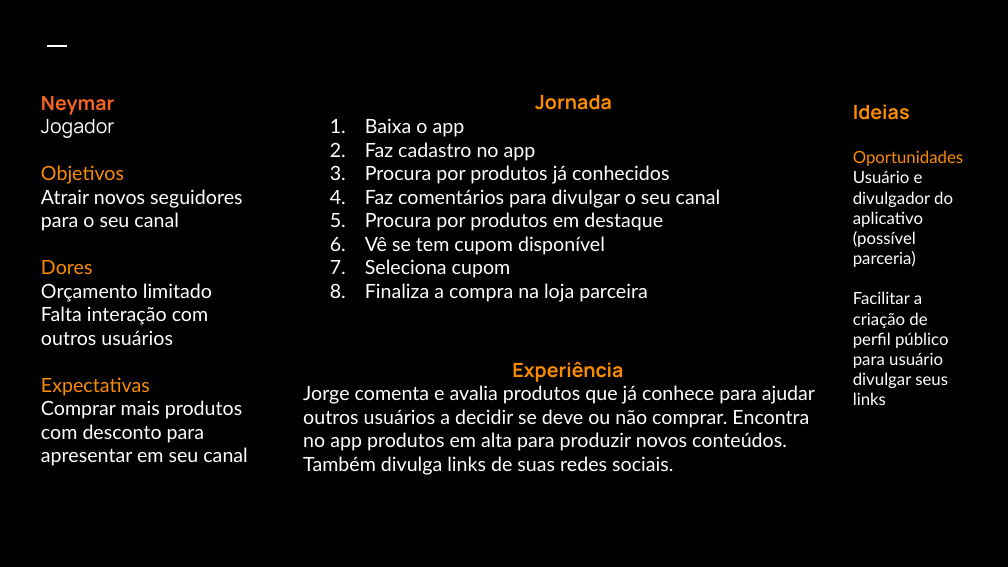
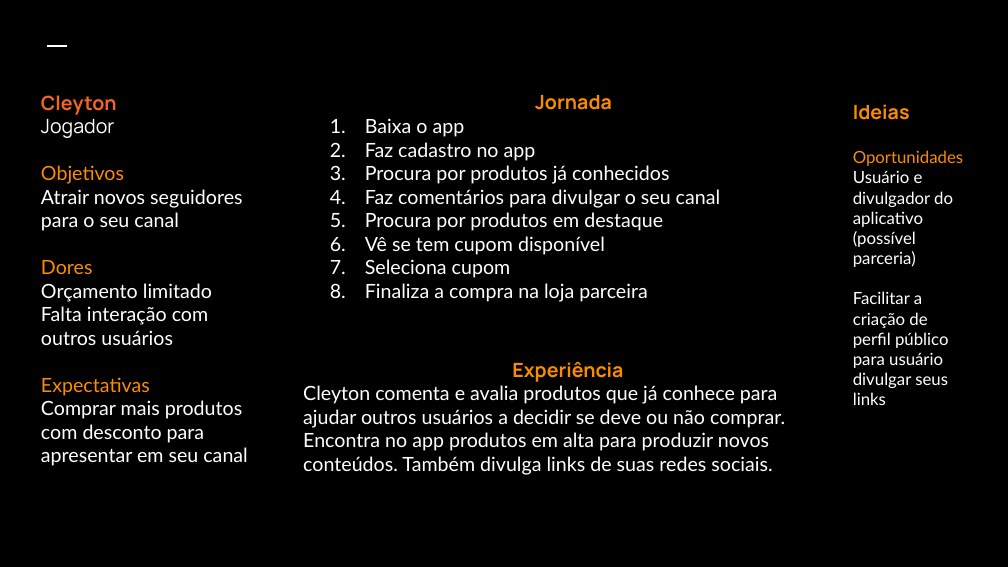
Before and after one commit to mauricio-alves/t.ex-aulas, a slide deck: slide 15 of Semana06/aula02/apresentacao t.ex.pptx. Drawn at 1008x567 pixels with LibreOffice and Linux fonts; fonts in the diff are those of the drawing. Boxes give left, top, right and bottom in pixels: in the first picture for what was removed or moved away, otherwise in the second. Text is boxed around its words. In the diff, an @@ line names an element or a change of style, - is before the commit and + after.

```diff
--- a/Semana06/aula02/apresentacao t.ex.pptx
+++ b/Semana06/aula02/apresentacao t.ex.pptx
@@ text at (41, 95, 117, 115): text changed @@
-Neymar
+Cleyton
@@ text at (303, 385, 785, 475): text changed @@
-Jorge comenta e avalia produtos que já conhece para ajudar outros usuários a decidir se deve ou não comprar. Encontra no app produtos em alta para produzir novos conteúdos. Também divulga links de suas redes sociais.
+Cleyton comenta e avalia produtos que já conhece para ajudar outros usuários a decidir se deve ou não comprar. Encontra no app produtos em alta para produzir novos conteúdos. Também divulga links de suas redes sociais.
```
Also in this commit, not shown: 5 other slides changed, 4 other files.
